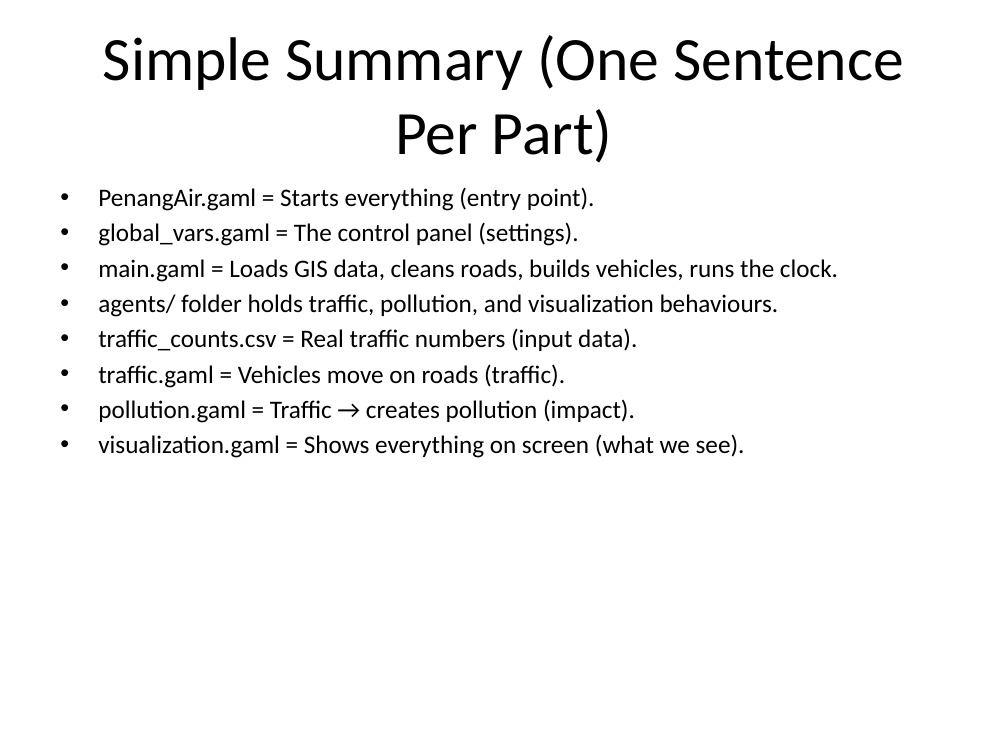
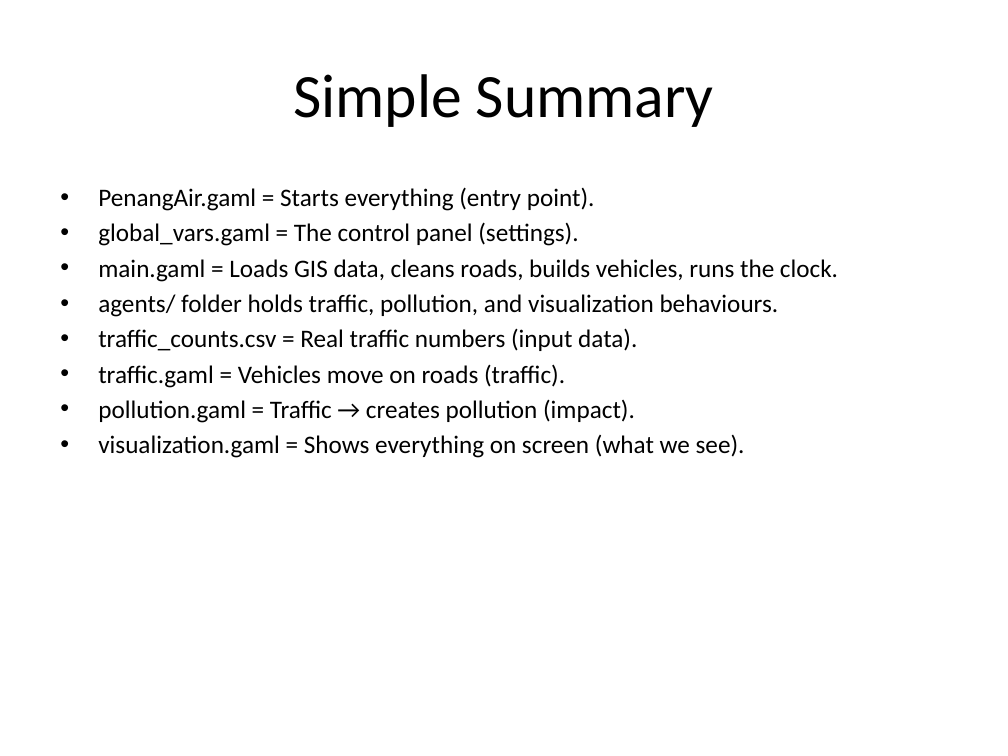
Before and after one commit to hqnghi88/PenangAir, a slide deck: slide 30 of PenangAir_Tutorial_NonProgrammer_Fixed.pptx (slide 32 before the commit). Drawn at 1008x756 pixels with LibreOffice and Linux fonts; fonts in the diff are those of the drawing. Boxes give left, top, right and bottom in pixels: in the first picture for what was removed or moved away, otherwise in the second. Text is boxed around its words. In the diff, an @@ line names an element or a change of style, - is before the commit and + after.

```diff
--- a/PenangAir_Tutorial_NonProgrammer_Fixed.pptx
+++ b/PenangAir_Tutorial_NonProgrammer_Fixed.pptx
@@ title at box(293, 74, 714, 127): text changed @@
-Simple Summary (One Sentence Per Part)
+Simple Summary
```
Also in this commit, not shown: 21 other slides changed, 1 slide added, 3 slides removed, 4 other files.
